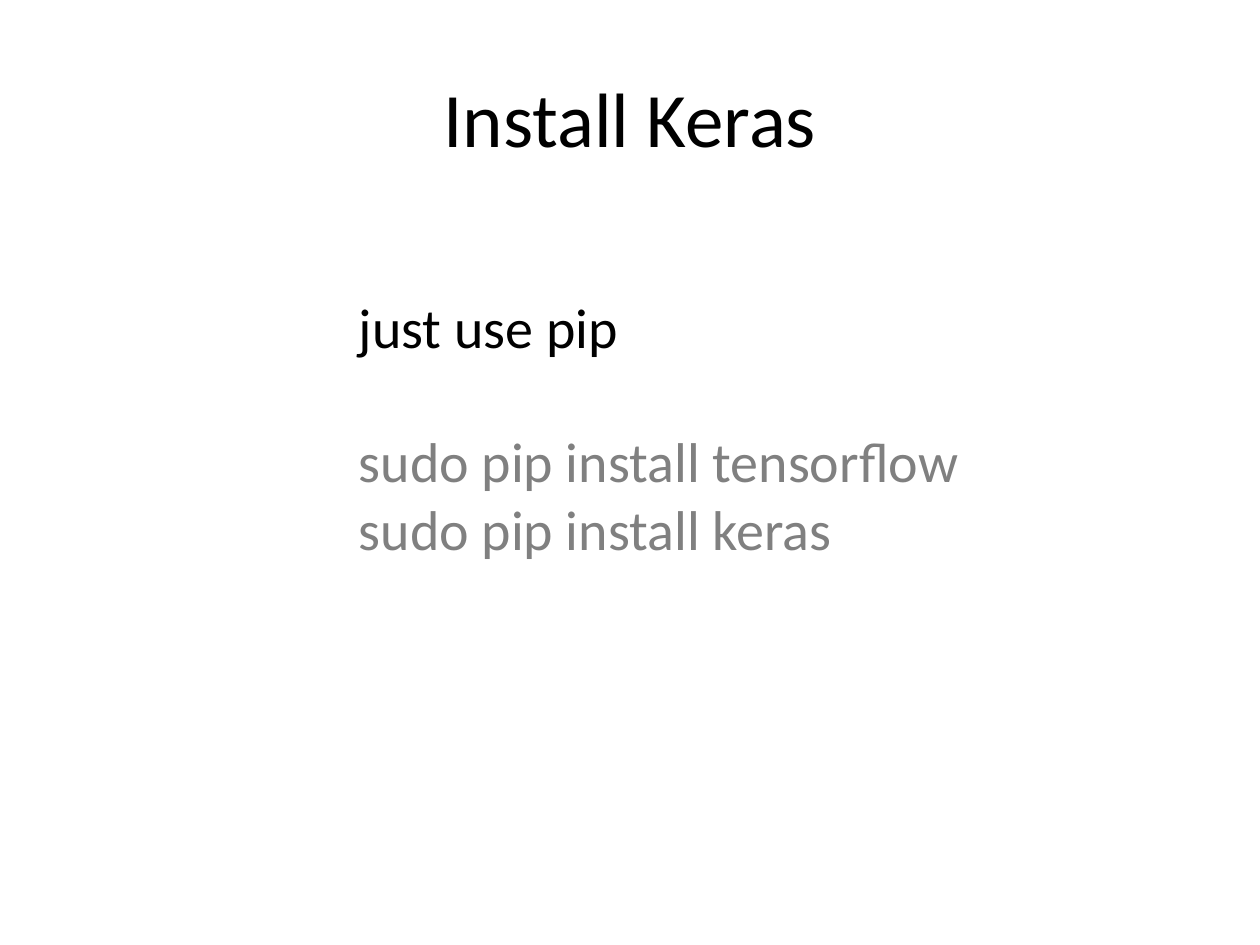
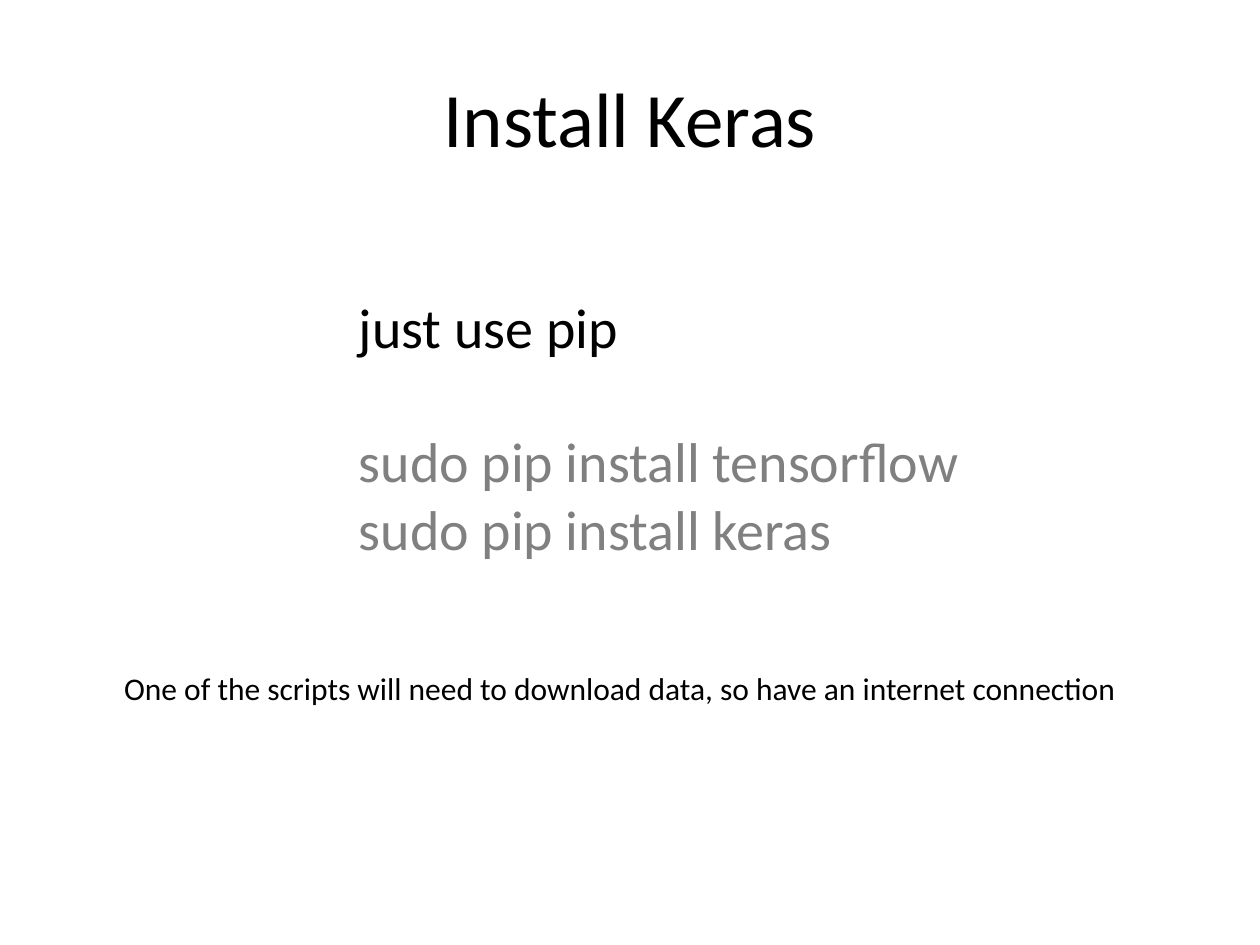
Before and after one commit to pyastropd/2018-03-27, a slide deck: slide 4 of pyastropd.pptx. Drawn at 1260x945 pixels with LibreOffice and Linux fonts; fonts in the diff are those of the drawing. Boxes give left, top, right and bottom in pixels: in the first picture for what was removed or moved away, otherwise in the second. Text is boxed around its words. In the diff, an @@ line names an element or a change of style, - is before the commit and + after.

```diff
--- a/pyastropd.pptx
+++ b/pyastropd.pptx
@@ text added at box(124, 678, 1115, 705), 18 pt, text #000000 @@
+One of the scripts will need to download data, so have an internet connection
```
Also in this commit, not shown: 1 other slide changed, 2 slides added.
